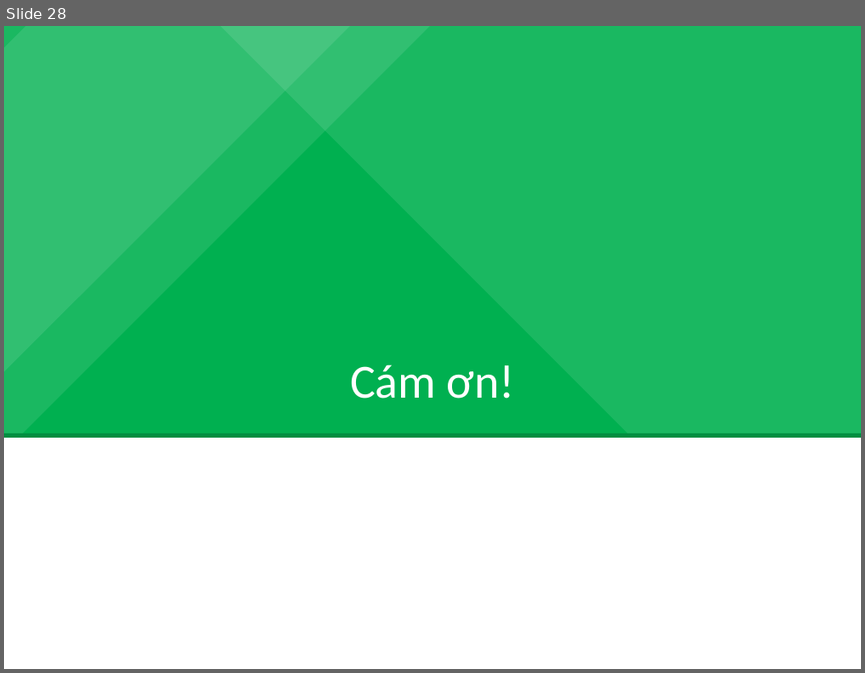
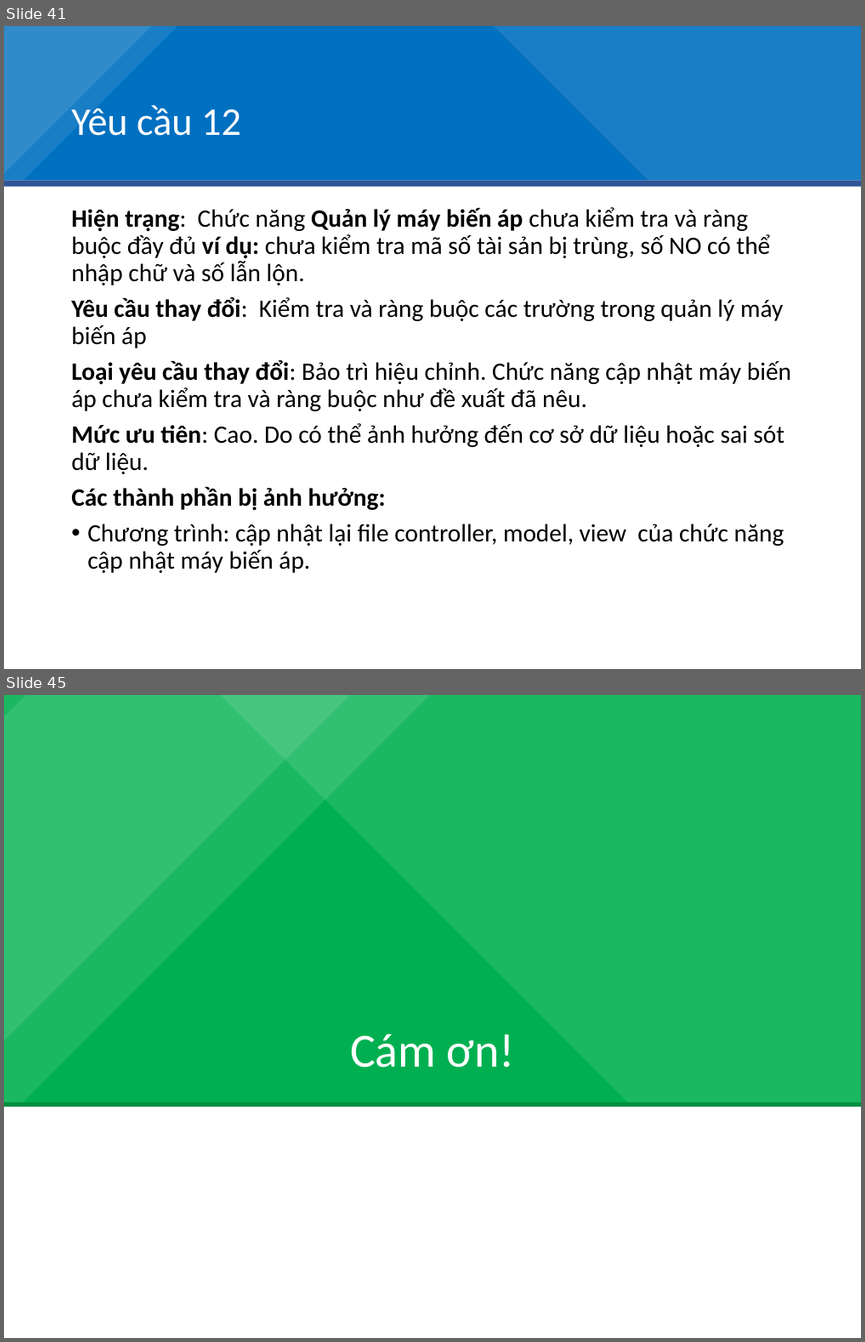
Before and after one commit to duduct/BaoTriPhanMem, a slide deck: BaiTap2/BT01_BT2_Slide.pptx. Shown one above the other, each under a label of ours: slide 28 before the commit, slides 41 and 45 after it; the slides between them are not shown. The pictures are 865x673 and 865x1342 pixels, drawn with LibreOffice and Linux fonts; fonts in the diff are those of the drawing. Boxes give left, top, right and bottom in pixels: in the first picture for what was removed or moved away, otherwise in the second. Text is boxed around its words. In the diff, an @@ line names an element or a change of style, - is before the commit and + after.

Commit message:
Cập nhật slide báo cáo
Yêu cầu 6->13,  chính tả phân tích sự tác động.

```diff
--- a/BaiTap2/BT01_BT2_Slide.pptx
+++ b/BaiTap2/BT01_BT2_Slide.pptx
@@ slide 41 added at (4,26,861,669), background #FFFFFF @@
@@ rectangle added at (4,26,861,180), fill #0070C0 @@
@@ rectangle added at (4,26,320,256), fill #FFFFFF at 10% opacity @@
@@ rectangle added at (4,26,368,283), fill #FFFFFF at 10% opacity @@
@@ rectangle added at (247,26,861,336), fill #FFFFFF at 10% opacity @@
@@ title added at (71,102,241,136), 33 pt, text #FFFFFF @@
+Yêu cầu 12
@@ rectangle added at (4,180,861,186), fill #2F5597 @@
@@ text added at (71,207,791,573), 21 pt, text #000000 @@
+Hiện trạng: Chức năng Quản lý máy biến áp chưa kiểm tra và ràng buộc đầy đủ ví dụ: chưa kiểm tra mã số tài sản bị trùng, số NO có thể nhập chữ và số lẫn lộn.
+Yêu cầu thay đổi: Kiểm tra và ràng buộc các trường trong quản lý máy biến áp
+Loại yêu cầu thay đổi: Bảo trì hiệu chỉnh. Chức năng cập nhật máy biến áp chưa kiểm tra và ràng buộc như đề xuất đã nêu.
+Mức ưu tiên: Cao. Do có thể ảnh hưởng đến cơ sở dữ liệu hoặc sai sót dữ liệu.
+Các thành phần bị ảnh hưởng:
+• Chương trình: cập nhật lại file controller, model, view của chức năng cập nhật máy biến áp.
@@ what was slide 28 is now slide 45 @@
```
Also in this commit, not shown: 1 slide changed, 16 other slides added, 1 other file.
